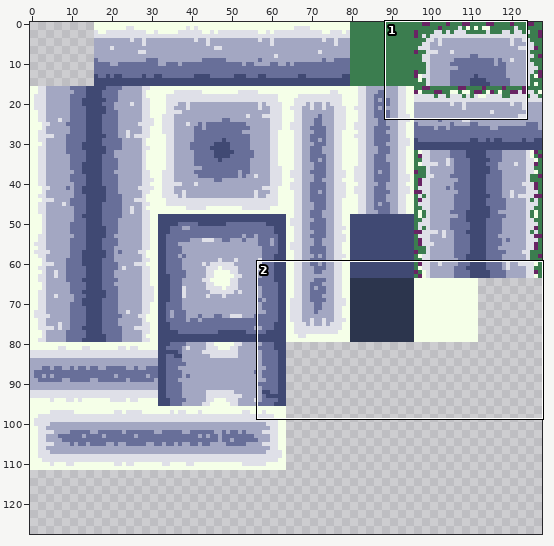
Edited in one commit: pixel-art file (Levels/tile_main.aseprite). The first picture is a wide view before the edit; the outline marks the close-up.
Close-up. Earlier state:
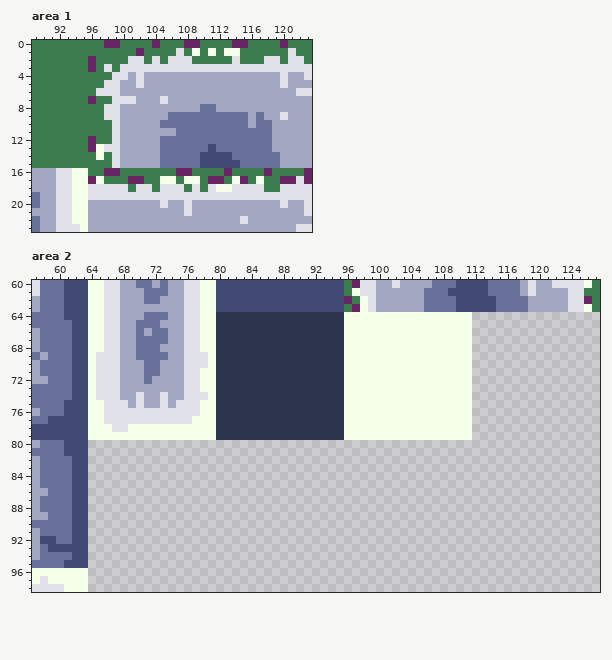
128x128 pixels, 1 frame. Shown: area 1: x 89..123, y 0..23; area 2: x 57..127, y 60..98. The commit also changed other parts of the picture, which this record leaves out.
And afterwards:
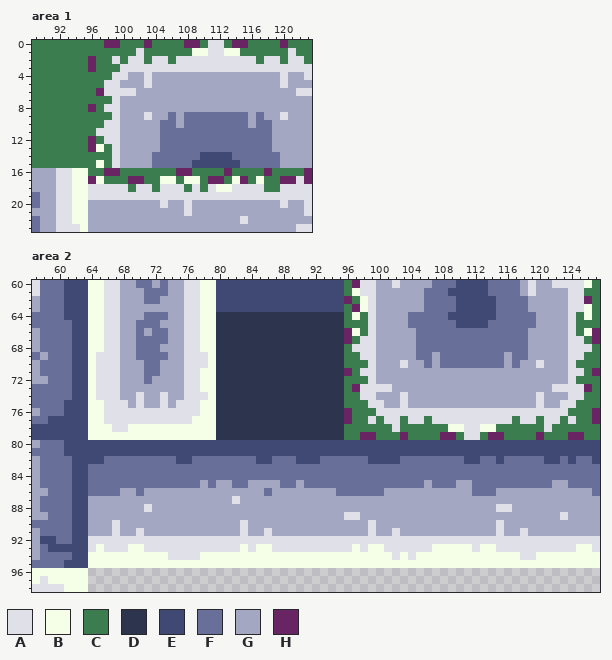
Palette (. is transparent): A #dfe0e8  B #f5ffe8  C #3b7d4f  D #2c354d  E #404973  F #686f99  G #a3a7c2  H #692464
Change:
Changed rows in their new state; - is an unchanged pixel.
Area 1:
first column x 96:
 0 -------HC------AA----
 1 ------A----C--BAA----
 2 ---A-----AC--AAAAA-AA
 3 --C------------------
 4 ------GA-------------
 5 ------GA-------------
 6 -H--AA---------------
 7 C---GG---G-----------
 8 H-------------GG-----
 9 --C----A---G---------
10 --A--------G---------
11 -AA------FF----------
12 --A------------------
13 --C------------F-----
14 -C------F------------
15 -B------F----E-------
Area 2:
first column x 64:
64 --------------------------------C-CAGGGGFFFFFEEEEEEFFFFFGGGGACBC
65 --------------------------------CCCAGGGGFFFFFFEEEEFFFFFFGGGGACCC
66 --------------------------------H-CAGGGGGFFFFFFFFFFFFFFGGGGGACBH
67 --------------------------------HCAAGGGGGFFFFFFFFFFFFFFGGGGGAACH
68 --------------------------------CAAAGGGGGFFFFFFFFFFFFFFGGGGGAAAC
69 --------------------------------CCAAGGGGGFFGFFFFFFFFGFFGGGGGAACC
70 --------------------------------CCCAGGGAGGFGFFFFFFFFGFGGAGGGACCC
71 --------------------------------HCAAGGGGGGGGGGGGGGGGGGGGGGGGAACH
72 --------------------------------CCCAGGGGGGGGGGGGGGGGGGGGGGGGACCC
73 --------------------------------CHAAAAGGGGGGGGGGGGGGGGGGGGAAAAHC
74 --------------------------------CCAAGGGAGGGGGGGGGGGGGGGGAGGGAACC
75 --------------------------------CCCAAGGAGGGGGGGGGGGGGGGGAGGAACCC
76 --------------------------------HCCCAAAAAAAAAAAAAAAAAAAAAAAACCCH
77 --------------------------------HCCACAACAACAAAAAAAAAACAACAACACCH
78 --------------------------------CCCCCCACCCCCC--AABBCCCCCCACCCCCC
79 --------------------------------CCHHCCCHCCCCHHCAACHHCCCCHCCCHHCC
80 EEEEEEEEEEEEEEEEEEEEEEEEEEEEEEEEEEEEEEEEEEEEEEEEEEEEEEEEEEEEEEEE
81 EEEEEEEEEEEEEEEEEEEEEEEEEEEEEEEEEEEEEEEEEEEEEEEEEEEEEEEEEEEEEEEE
82 EEFFFFFFFFFEEFFFFFFFFEEFFFEEEFFFFFFEEEEFFFFFFFFEEFFEFFFFFEEFEFFE
83 FFFFFFFFFFFFFFFFFFFFFFFFFFFFFFFFFFFFFFFFFFFFFFFFFFFFFFFFFFFFFFFF
84 FFFFFFFFFFFFFFFFFFFFFFFFFFFFFFFFFFFFFFFFFFFFFFFFFFFFFFFFFFFFFFFF
85 FFFFFFFFFFFFFFGFGGFFGGGGFFGFFFFFFFFFFFFFFFGFFFGGFFFFFFFFFFGGFFFF
86 FFFFGGFGGGGGGGGGGGGGGGFGGGGGGGGFFFFFFGGGGGGGGGGGFFFGGGGGGGGGGGGF
87 GGGGGGGGGGGGGGGGGGAGGGGGGGGGGGGGGGGGGGGGGGGGGGGGGGGGGGGGGGGGGGGG
88 GGGGGGGAGGGGGGGGGGGGGGGGGGGGGGGGGGGGGGGGGGGGGGGGGGGAAGGGGGGGGGGG
89 GGGGGGGGGGGGGGGGGGGGGGGGGGGGGGGGAAGGGGGGGGGGGGGGGGGGGGGGGGGAGGGG
90 GGGAGGGGGGGGGGGGGGGAGGGGGGGGGGGGGGGAGGGGGGGGGGGGGGGAGGGGGGGGGGGG
91 GGGAGGAGGGGGGGGGGGGAGGAGGGGGGGGGGGGAGGAGGGGGGGGGGGGAGGAGGGGGGGGG
92 AAAAAAAAAAAAAAAAAAAAAAAAAAAAAAAAAAAAAAAAAAAAAAAAAAAAAAAAAAAAAAAA
93 ABAAABBAAAAAAAAAAAABABBAAAAAAAAAABABBAAAAAABBBBBABBAAAAAAAAAABBA
94 BBBBBBBBBBAAAABBBBBBBBBBBBBBBBBBBBBBBBABABBBBBBBBBBBBBAABBBBBBBB
95 BBBBBBBBBBBBBBBBBBBBBBBBBBBBBBBBBBBBBBBBBBBBBBBBBBBBBBBBBBBBBBBB
